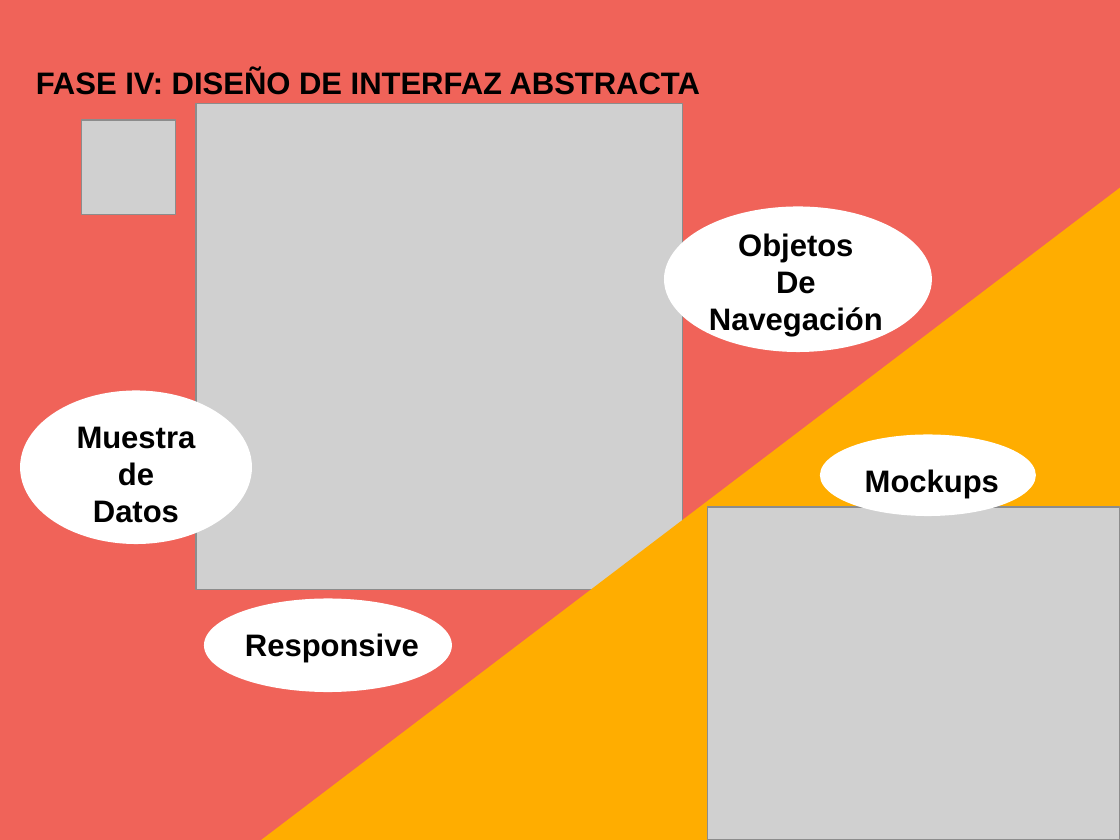
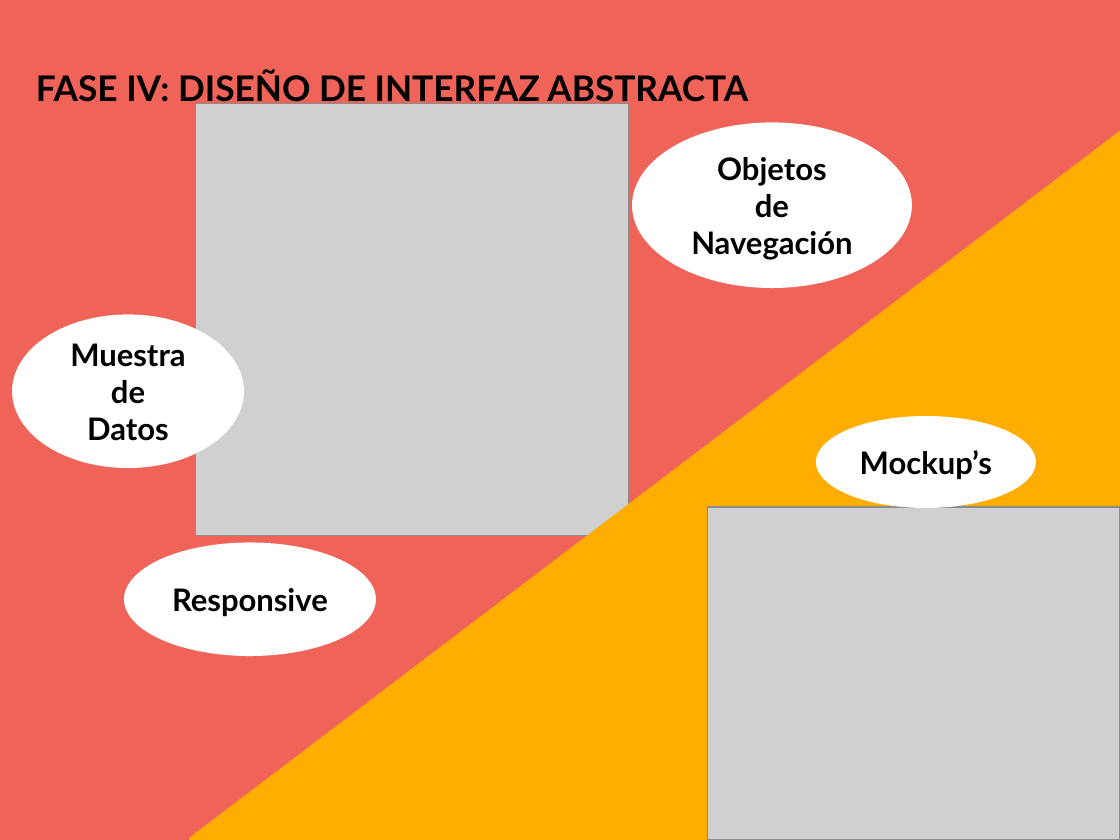
Before and after one commit to heric1812/eduais-proyecto-investigacion, a slide deck: slide 15 of diapositivas/PGrado2_Presentación.odp (slide 8 before the commit). Drawn at 1120x840 pixels with LibreOffice and Linux fonts; fonts in the diff are those of the drawing; grey boxes stand for pictures. Boxes give left, top, right and bottom in pixels: in the first picture for what was removed or moved away, otherwise in the second. Text is boxed around its words. In the diff, an @@ line names an element or a change of style, - is before the commit and + after.

```diff
--- a/diapositivas/PGrado2_Presentación.odp
+++ b/diapositivas/PGrado2_Presentación.odp
@@ text "FASE IV: DISEÑO DE INTERFAZ ..." at [36,71,748,108]: size 22 to 25 pt, font Arial to Lato @@
@@ rectangle: place and size @@
-rectangle at [221,175,1120,840]
+rectangle at [188,80,1120,840]
@@ picture: place and size @@
-picture at [196,104,683,590]
+picture at [196,104,629,537]
@@ picture removed at [81,120,176,214] @@
@@ ellipse "Objetos": place and size @@
-ellipse "Objetos" at [709,233,883,336]
+ellipse "Objetos" at [632,123,913,289]
@@ ellipse "Objetos" at [632,123,913,289]: vertical alignment top to middle; fill none to #FFFFFF @@
@@ text in ellipse at [691,157,852,260]: font Arial to Lato in "Objetos", "Navegación" @@
@@ ellipse removed at [665,206,933,352] @@
@@ text in ellipse at [755,194,789,218]: text changed; font Arial to Lato @@
-De
+de
@@ ellipse "Muestra": place and size @@
-ellipse "Muestra" at [77,426,196,523]
+ellipse "Muestra" at [12,314,244,468]
@@ ellipse "Muestra" at [12,314,244,468]: font Arial to Lato; vertical alignment top to middle; fill none to #FFFFFF @@
@@ ellipse removed at [20,390,252,544] @@
@@ ellipse added at [816,416,1037,508], fill #FFFFFF, 22 pt, text #000000, bold @@
+Mockup’s
@@ ellipse removed at [820,435,1037,516] @@
@@ text removed at [865,469,999,498] @@
-Mockups
@@ ellipse "Responsive" at [124,543,376,657]: font Arial to Lato; vertical alignment top to middle; fill none to #FFFFFF @@
@@ ellipse "Responsive": place and size @@
-ellipse "Responsive" at [245,633,419,662]
+ellipse "Responsive" at [124,543,376,657]
@@ ellipse removed at [204,599,452,692] @@
```
Also in this commit, not shown: 8 other slides changed, 7 slides added, 38 other files.
